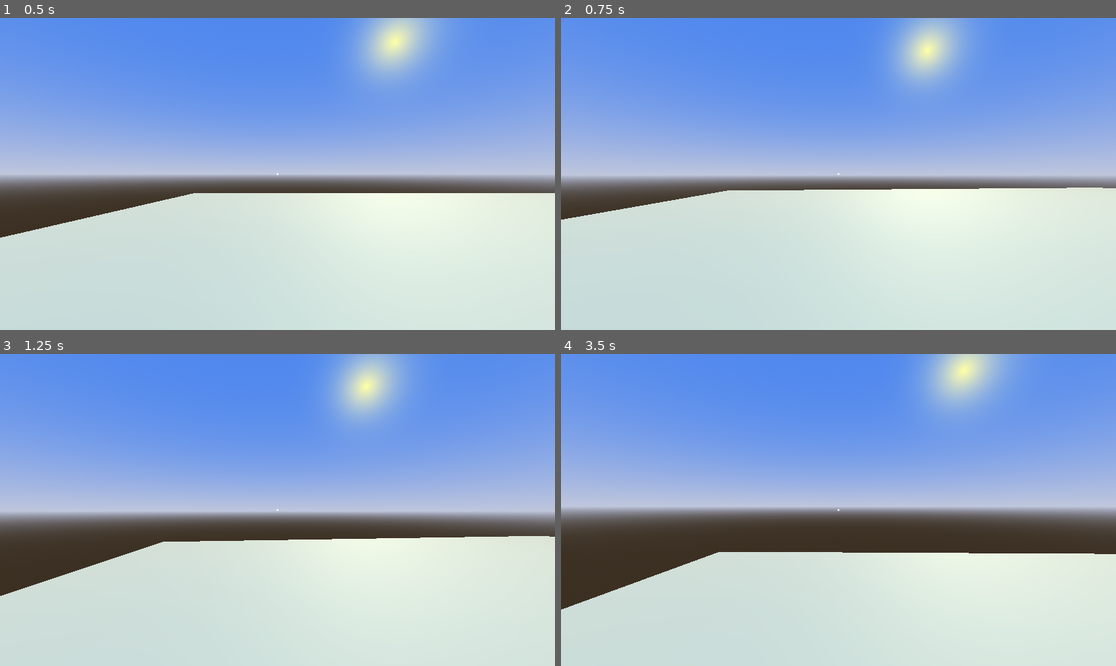
Above: before the commit, frames 1-4 (two rows, left to right).
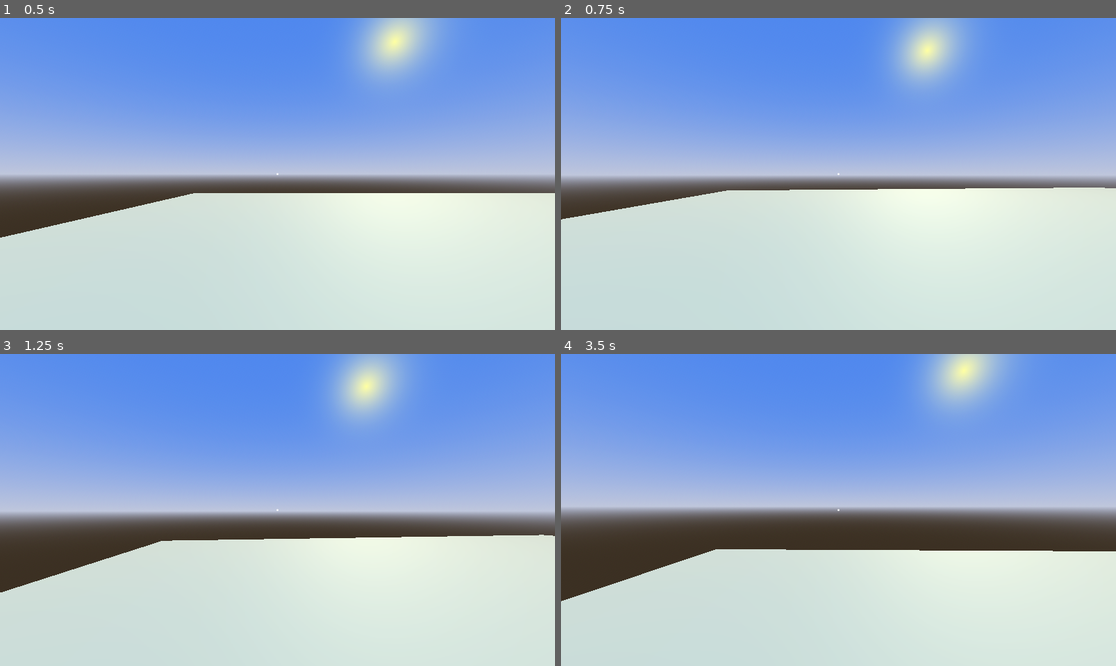
Above: after the commit, the same moments.

Repository: GabeeTheFinch/The-Airport
Game: Godot game, scene res://Maps/map_player_testing.tscn
The game is run twice, just before and just after one commit, with the same random seed, the same clock (stepped at 60 frames per second) and the same inputs.
Inputs (mouse positions are in pixels of both pictures, inside the frame that each line leads up to):
- Up to frame 1 (0.5 s): no input
- Up to frame 2 (0.75 s): tap Enter at 0.5 s; move the mouse to (866, 174) at 0.52 s; hold W (Move_Forward) from 0.53 s (still down); hold Ctrl (Action_Crouch) from 0.53 s (still down)
- Up to frame 3 (1.25 s): keep holding W (Move_Forward); keep holding Ctrl (Action_Crouch); tap Space (Move_Jump) at 0.77, 1.07 s; tap Shift (Action_Sprint) at 0.8 s
- Up to frame 4 (3.5 s): keep holding W (Move_Forward); move the mouse to (810, 510) at 1.27 s; release Ctrl (Action_Crouch) at 1.28 s; tap Shift (Action_Sprint) at 1.35, 3.05 s; tap Space (Move_Jump) at 1.52, 1.55, 1.82, 3.02, 3.32 s; move the mouse to (849, 503) at 2.02 s; hold Space (Move_Jump) 2.03-2.78 s; tap Ctrl (Action_Crouch) at 2.3, 2.85 s; move the mouse to (832, 516) at 2.77 s

Frame 1 is identical in both runs. In frame 2, less than 0.1% of the frame differs, in the area x 0-98%, y 54-65%; in frame 3, 0.4%; in frame 4, 1.1%, in the area x 0-100%, y 62-82%.

Commit message:
Controller support (more testing needed)
After A LOT OF FUCKING FIGHTING
The player can now be controlled with a gamepad

Diff:
--- a/Player/player.gd
+++ b/Player/player.gd
@@ -1,19 +1,20 @@
 extends CharacterBody3D
 
-@export var BASE_SPEED: float = 3.0
+@export var BASE_SPEED: float = 3
 @export var SPRINT_SPEED: float = 6
 @export var CROUCH_SPEED: float = 1
 @export var JUMP_VELOCITY: float = 4.5
 @export var Sensitivity: float = 0.1
+@export var Controller_Sensitivity: float = 5
 @export var Acceleration: float = 10.0
 
 @export var sprint_enabled: bool = true
 @export var crouch_enabled: bool = true
 
 @onready var neck := $Neck
-@onready var Camera := $Neck/Camera3D
-@onready var Body := $MeshInstance3D
-@onready var Collision := $CollisionShape3D
+@onready var camera := $Neck/Camera3D
+@onready var body := $MeshInstance3D
+@onready var collision := $CollisionShape3D
 @onready var world: SceneTree = get_tree()
 
 # Get the gravity from the project settings to be synced with RigidDynamicBody nodes.
@@ -22,36 +23,41 @@
 var Normal_Player_Y_Scale: float = 1.0
 var Crouch_Player_Y_Scale: float = 0.6
 var SPEED: float = BASE_SPEED
+var look_dir: Vector2
 
-# Handles the mouse
-func _ready() -> void:
+func _ready():
 	Input.set_mouse_mode(Input.MOUSE_MODE_CAPTURED)
-	Camera.current = true
-func _input(event: InputEvent) -> void:
-	if event is InputEventMouseMotion:
-		handle_mouse_movement(event)
 
 
+func _physics_process(delta):
+	if not is_on_floor():
+		velocity.y -= gravity * delta
+	if Input.get_mouse_mode() == Input.MOUSE_MODE_CAPTURED: _handle_joypad_camera_rotation(delta)
+	move_character(delta)
+
 func apply_crouch_transform(delta: float) -> void:
-	#Body.scale.y = lerp(Body.scale.y, Crouch_Player_Y_Scale, 10 * delta) // DISABLED FOR NOW
-	var NewTransform = lerp(Collision.scale.y, Crouch_Player_Y_Scale, 10 * delta)
-	Collision.scale.x = NewTransform
-	Collision.scale.y = NewTransform
-	Collision.scale.z = NewTransform
+	collision.scale.y = lerp(collision.scale.y, Crouch_Player_Y_Scale, 10 * delta)
+	collision.scale.z = lerp(collision.scale.y, Crouch_Player_Y_Scale, 10 * delta)
+	collision.scale.x = lerp(collision.scale.y, Crouch_Player_Y_Scale, 10 * delta)
 
 func reset_transforms(delta: float) -> void:
-	var NewTransform = lerp(Collision.scale.y, Normal_Player_Y_Scale, 10 * delta)
-	Collision.scale.x = NewTransform
-	Collision.scale.y = NewTransform
-	Collision.scale.z = NewTransform
+	collision.scale.y = lerp(collision.scale.y, Normal_Player_Y_Scale, 10 * delta)
+	collision.scale.z = lerp(collision.scale.y, Normal_Player_Y_Scale, 10 * delta)
+	collision.scale.x = lerp(collision.scale.y, Normal_Player_Y_Scale, 10 * delta)
 
-# Handles the player changing state to Sprinting, Crouching or going back to Normal
-func _process(delta: float) -> void:
+func move_character(delta: float) -> void:
+	var input_dir: Vector2 = Input.get_vector("Move_Left", "Move_Right", "Move_Forward", "Move_Backward")
+	var _forward: Vector3 = camera.global_transform.basis * Vector3(input_dir.x, 0, input_dir.y)
+	var direction: Vector3 = Vector3(_forward.x, 0, _forward.z).normalized()
+
+	if Input.is_action_pressed("Move_Jump") and is_on_floor():
+		velocity.y += JUMP_VELOCITY
+
 	if Input.is_action_pressed("Action_Sprint") and !Input.is_action_pressed("Action_Crouch") and sprint_enabled:
 		if !$Roof_Detector.is_colliding():
 			state = "Sprinting"
 			SPEED = SPRINT_SPEED
-	elif  Input.is_action_pressed("Action_Crouch") and !Input.is_action_pressed("Action_Sprint") and crouch_enabled:
+	elif Input.is_action_pressed("Action_Crouch") and !Input.is_action_pressed("Action_Sprint") and crouch_enabled:
 		state = "Crouching"
 		SPEED = CROUCH_SPEED
 		apply_crouch_transform(delta)
@@ -61,28 +67,26 @@
 			SPEED = BASE_SPEED
 			reset_transforms(delta)
 
+	if is_on_floor():
+		velocity = velocity.move_toward(direction * SPEED * input_dir.length(), Acceleration * delta)
+	move_and_slide()
+
+func _handle_joypad_camera_rotation(delta):
+	var joypad_dir: Vector2 = Input.get_vector("Camera_Left", "Camera_Right", "Camera_Up", "Camera_Down")
+	if joypad_dir.length() > 0:
+		look_dir += joypad_dir * delta
+		camera.rotation.y -= look_dir.x * Controller_Sensitivity
+		camera.rotation.x = clamp(camera.rotation.x - look_dir.y * Controller_Sensitivity, deg_to_rad(-90), deg_to_rad(90))
+		look_dir = Vector2.ZERO
+
+func _input(event):
+	if event is InputEventMouseMotion:
+		handle_mouse_movement(event)
 
 
-func _physics_process(delta: float):
-	#Add the gravity.
-	if not is_on_floor():
-		velocity.y -= gravity * delta
-
-	#Handle Jump.
-	if Input.is_action_pressed("Move_Jump") and is_on_floor():
-		velocity.y = JUMP_VELOCITY
-
-	var input_dir := Input.get_vector("Move_Left","Move_Right","Move_Forward","Move_Backward")
-	var direction := input_dir.normalized().rotated(-neck.rotation.y)
-
-	if is_on_floor():
-		velocity.x = lerp(velocity.x, direction.x * SPEED, Acceleration * delta)
-		velocity.z = lerp(velocity.z, direction.y * SPEED, Acceleration * delta)
-
-	move_and_slide()
-
-func handle_mouse_movement(event: InputEventMouseMotion) -> void:
+func handle_mouse_movement(event):
 	if !world.paused:
-		neck.rotation_degrees.y -= event.relative.x * Sensitivity
-		neck.rotation_degrees.x -= event.relative.y * Sensitivity
-		neck.rotation.x = clamp(neck.rotation.x, deg_to_rad(-90), deg_to_rad(90))
+		camera.rotation_degrees.y -= event.relative.x * Sensitivity
+		camera.rotation_degrees.x -= event.relative.y * Sensitivity
+		camera.rotation.x = clamp(camera.rotation.x, deg_to_rad(-90), deg_to_rad(90))
+		#neck.rotation.x = clamp(neck.rotation.x, deg_to_rad(-90), deg_to_rad(90))
--- a/project.godot
+++ b/project.godot
@@ -29,41 +29,69 @@
 Move_Forward={
 "deadzone": 0.5,
 "events": [Object(InputEventKey,"resource_local_to_scene":false,"resource_name":"","device":-1,"window_id":0,"alt_pressed":false,"shift_pressed":false,"ctrl_pressed":false,"meta_pressed":false,"pressed":false,"keycode":0,"physical_keycode":87,"key_label":0,"unicode":122,"echo":false,"script":null)
+, Object(InputEventJoypadMotion,"resource_local_to_scene":false,"resource_name":"","device":-1,"axis":1,"axis_value":-1.0,"script":null)
 ]
 }
 Move_Backward={
 "deadzone": 0.5,
 "events": [Object(InputEventKey,"resource_local_to_scene":false,"resource_name":"","device":-1,"window_id":0,"alt_pressed":false,"shift_pressed":false,"ctrl_pressed":false,"meta_pressed":false,"pressed":false,"keycode":0,"physical_keycode":83,"key_label":0,"unicode":115,"echo":false,"script":null)
+, Object(InputEventJoypadMotion,"resource_local_to_scene":false,"resource_name":"","device":-1,"axis":1,"axis_value":1.0,"script":null)
 ]
 }
 Move_Left={
 "deadzone": 0.5,
 "events": [Object(InputEventKey,"resource_local_to_scene":false,"resource_name":"","device":-1,"window_id":0,"alt_pressed":false,"shift_pressed":false,"ctrl_pressed":false,"meta_pressed":false,"pressed":false,"keycode":0,"physical_keycode":65,"key_label":0,"unicode":113,"echo":false,"script":null)
+, Object(InputEventJoypadMotion,"resource_local_to_scene":false,"resource_name":"","device":-1,"axis":0,"axis_value":-1.0,"script":null)
 ]
 }
 Move_Right={
 "deadzone": 0.5,
 "events": [Object(InputEventKey,"resource_local_to_scene":false,"resource_name":"","device":-1,"window_id":0,"alt_pressed":false,"shift_pressed":false,"ctrl_pressed":false,"meta_pressed":false,"pressed":false,"keycode":0,"physical_keycode":68,"key_label":0,"unicode":100,"echo":false,"script":null)
+, Object(InputEventJoypadMotion,"resource_local_to_scene":false,"resource_name":"","device":-1,"axis":0,"axis_value":1.0,"script":null)
 ]
 }
 Move_Jump={
 "deadzone": 0.5,
 "events": [Object(InputEventKey,"resource_local_to_scene":false,"resource_name":"","device":-1,"window_id":0,"alt_pressed":false,"shift_pressed":false,"ctrl_pressed":false,"meta_pressed":false,"pressed":false,"keycode":0,"physical_keycode":32,"key_label":0,"unicode":32,"echo":false,"script":null)
+, Object(InputEventJoypadButton,"resource_local_to_scene":false,"resource_name":"","device":-1,"button_index":0,"pressure":0.0,"pressed":true,"script":null)
 ]
 }
 Game_Pause={
 "deadzone": 0.5,
 "events": [Object(InputEventKey,"resource_local_to_scene":false,"resource_name":"","device":-1,"window_id":0,"alt_press …(182 unchanged characters)…
+, Object(InputEventJoypadButton,"resource_local_to_scene":false,"resource_name":"","device":-1,"button_index":6,"pressure":0.0,"pressed":true,"script":null)
 ]
 }
 Action_Crouch={
 "deadzone": 0.5,
 "events": [Object(InputEventKey,"resource_local_to_scene":false,"resource_name":"","device":-1,"window_id":0,"alt_press …(182 unchanged characters)…
 , Object(InputEventKey,"resource_local_to_scene":false,"resource_name":"","device":-1,"window_id":0,"alt_pressed":false,"shift_pressed":false,"ctrl_pressed":false,"meta_pressed":false,"pressed":false,"keycode":0,"physical_keycode":67,"key_label":0,"unicode":99,"echo":false,"script":null)
+, Object(InputEventJoypadButton,"resource_local_to_scene":false,"resource_name":"","device":-1,"button_index":2,"pressure":0.0,"pressed":true,"script":null)
 ]
 }
 Action_Sprint={
 "deadzone": 0.5,
 "events": [Object(InputEventKey,"resource_local_to_scene":false,"resource_name":"","device":-1,"window_id":0,"alt_press …(182 unchanged characters)…
+, Object(InputEventJoypadButton,"resource_local_to_scene":false,"resource_name":"","device":-1,"button_index":7,"pressure":0.0,"pressed":true,"script":null)
 ]
 }
+Camera_Left={
+"deadzone": 0.5,
+"events": [Object(InputEventJoypadMotion,"resource_local_to_scene":false,"resource_name":"","device":-1,"axis":2,"axis_value":-1.0,"script":null)
+]
+}
+Camera_Right={
+"deadzone": 0.5,
+"events": [Object(InputEventJoypadMotion,"resource_local_to_scene":false,"resource_name":"","device":-1,"axis":2,"axis_value":1.0,"script":null)
+]
+}
+Camera_Up={
+"deadzone": 0.5,
+"events": [Object(InputEventJoypadMotion,"resource_local_to_scene":false,"resource_name":"","device":-1,"axis":3,"axis_value":-1.0,"script":null)
+]
+}
+Camera_Down={
+"deadzone": 0.5,
+"events": [Object(InputEventJoypadMotion,"resource_local_to_scene":false,"resource_name":"","device":-1,"axis":3,"axis_value":1.0,"script":null)
+]
+}
